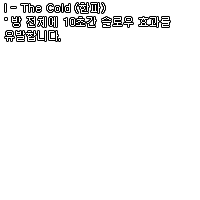
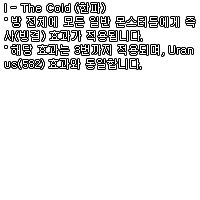
Layer changes from the first (200, 200) image to the second:
renamed "I - The Cold (한파) ˚ 방 전체에 10초간 슬로우 효과를 유발합니다." to "I - The Cold (한파) ˚ 방 전체에 모든 일반 몬스터들에게 즉 사(빙결) 효과가 적용됩니다. ˚ 해당", painted on it over (5, 16, 195, 69)
